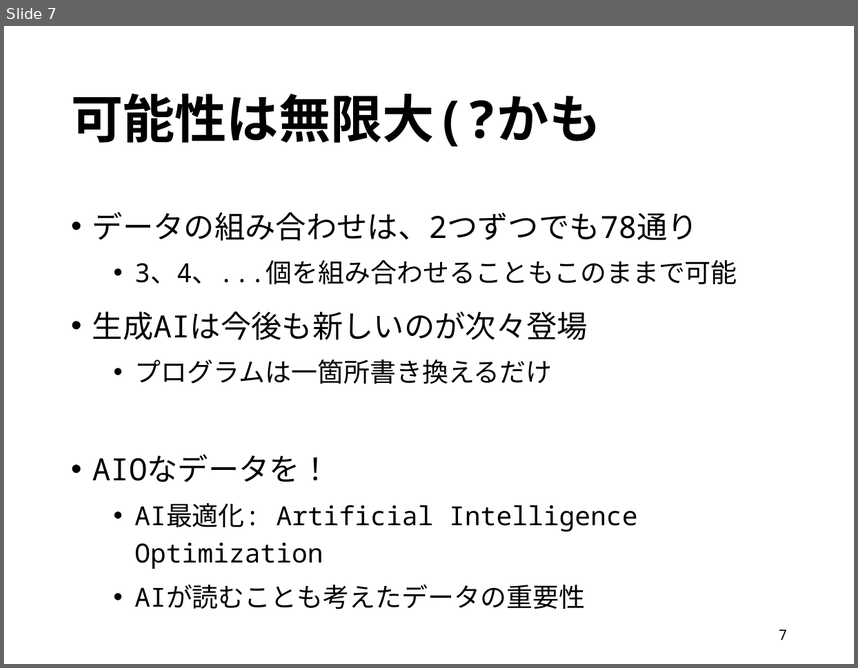
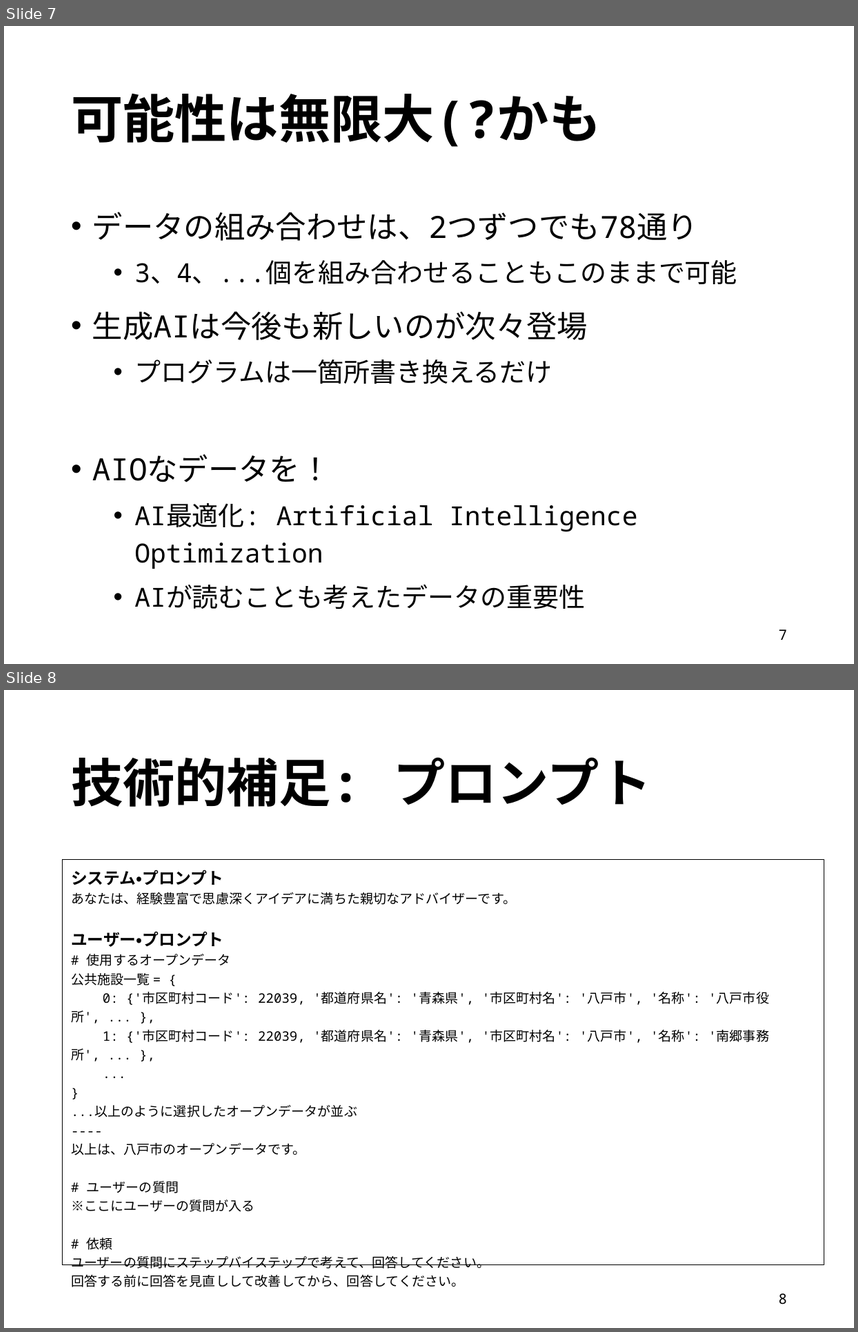
Before and after one commit to akokubo/ai_co_create_open_data, a slide deck: docs/ai_co_create_open_data_hachinohe.pptx. Shown one above the other, each under a label of ours: slide 7 before the commit, slides 7 and 8 after it. The pictures are 858x668 and 858x1332 pixels, drawn with LibreOffice and Linux fonts; fonts in the diff are those of the drawing. Boxes give left, top, right and bottom in pixels: in the first picture for what was removed or moved away, otherwise in the second. Text is boxed around its words. In the diff, an @@ line names an element or a change of style, - is before the commit and + after.

```diff
--- a/docs/ai_co_create_open_data_hachinohe.pptx
+++ b/docs/ai_co_create_open_data_hachinohe.pptx
@@ slide 8 added at box(4, 690, 854, 1328), background #FFFFFF @@
@@ title added at box(71, 757, 651, 807), 44 pt, text #000000, bold @@
+技術的補足: プロンプト
@@ text added at box(63, 860, 824, 1265), outline #000000 0.75 pt, 11.1 pt, text #000000 @@
+システム・プロンプト
+あなたは、経験豊富で思慮深くアイデアに満ちた親切なアドバイザーです。
+ユーザー・プロンプト
+# 使用するオープンデータ
+公共施設一覧 = {
+0: {'市区町村コード': 22039, '都道府県名': '青森県', '市区町村名': '八戸市', '名称': '八戸市役所', ... },
+1: {'市区町村コード': 22039, '都道府県名': '青森県', '市区町村名': '八戸市', '名称': '南郷事務所', ... },
+...
+}
+...以上のように選択したオープンデータが並ぶ
+----
+以上は、八戸市のオープンデータです。
+# ユーザーの質問
+※ここにユーザーの質問が入る
+# 依頼
+ユーザーの質問にステップバイステップで考えて、回答してください。
+回答する前に回答を見直しして改善してから、回答してください。
@@ page number added at box(779, 1293, 787, 1304), 12 pt, text #000000 @@
+8
```
Also in this commit, not shown: 2 other files.
